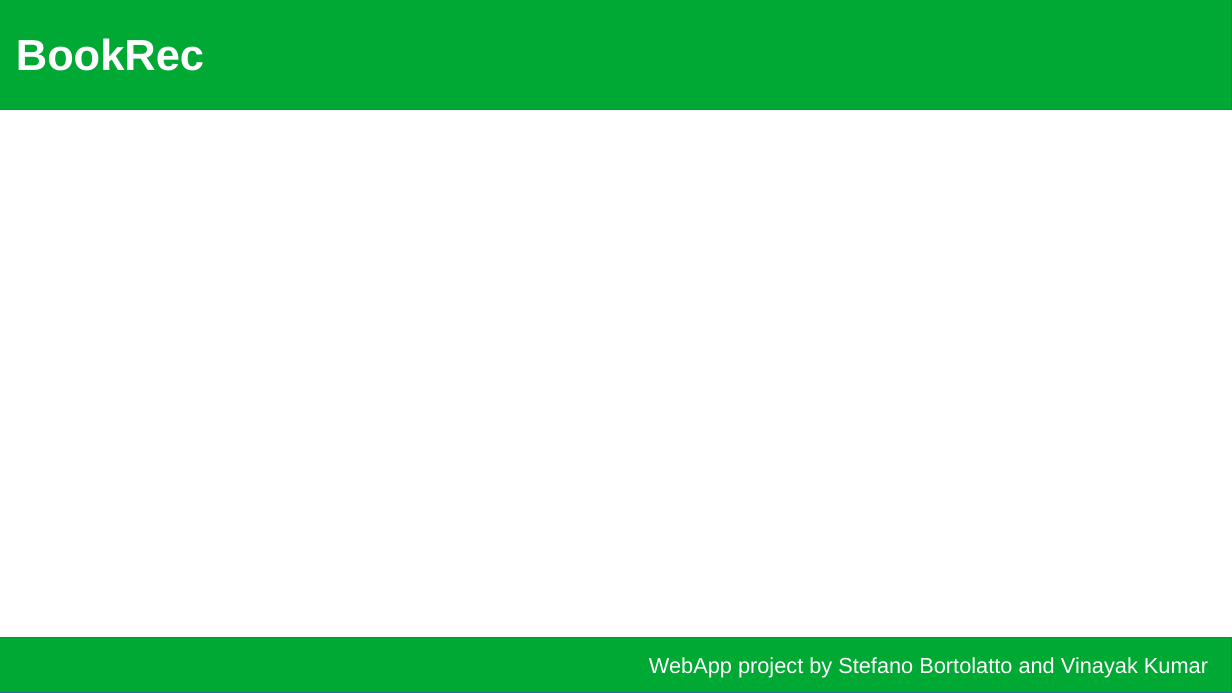
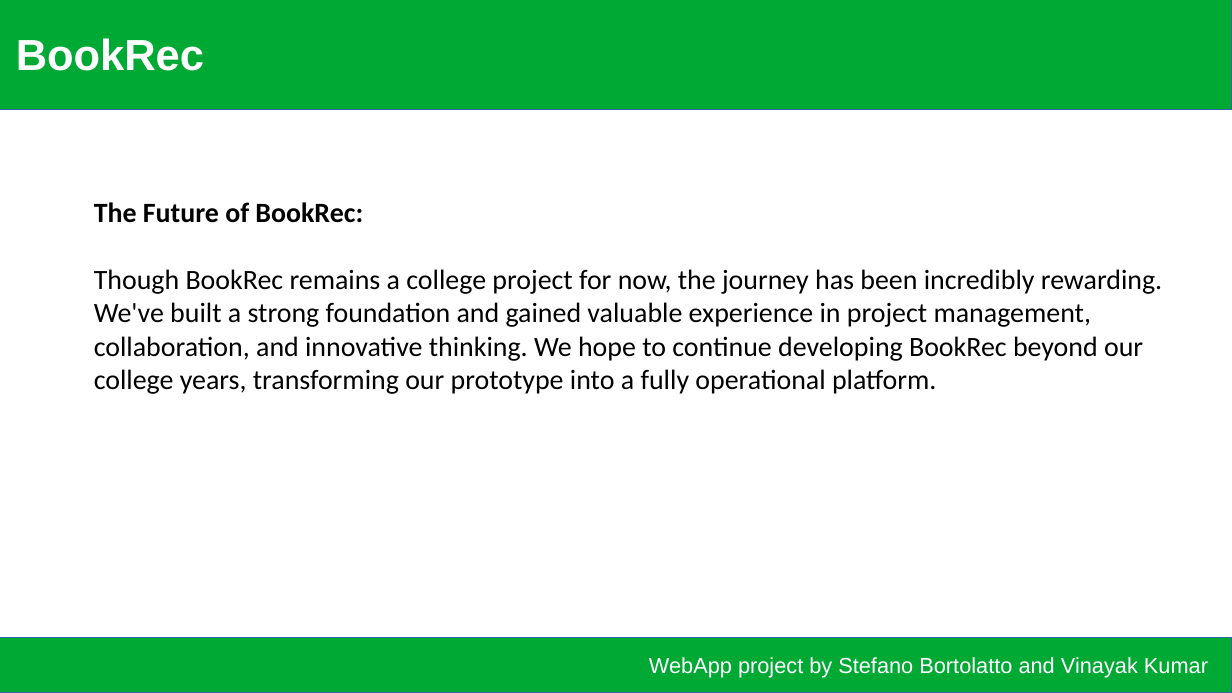
Before and after one commit to VinayakMishra95/BookRec, a slide deck: slide 12 of Presentation/slides.odp (slide 10 before the commit). Drawn at 1232x693 pixels with LibreOffice and Linux fonts; fonts in the diff are those of the drawing. Boxes give left, top, right and bottom in pixels: in the first picture for what was removed or moved away, otherwise in the second. Text is boxed around its words. In the diff, an @@ line names an element or a change of style, - is before the commit and + after.

```diff
--- a/Presentation/slides.odp
+++ b/Presentation/slides.odp
@@ text added at box(94, 202, 1162, 394), 18 pt, text #000000 @@
+The Future of BookRec:
+Though BookRec remains a college project for now, the journey has been incredibly rewarding. We've built a strong foundation and gained valuable experience in project management, collaboration, and innovative thinking. We hope to continue developing BookRec beyond our college years, transforming our prototype into a fully operational platform.
```
Also in this commit, not shown: 9 other slides changed, 2 slides added, 2 other files.
